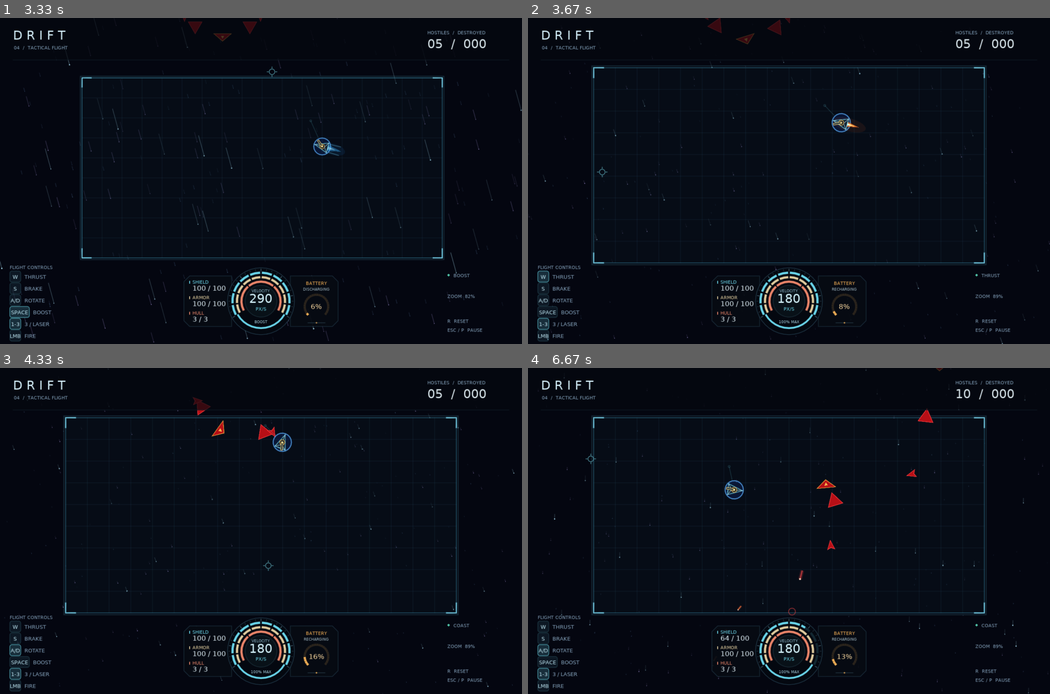
Above: before the commit, frames 1-4 (two rows, left to right).
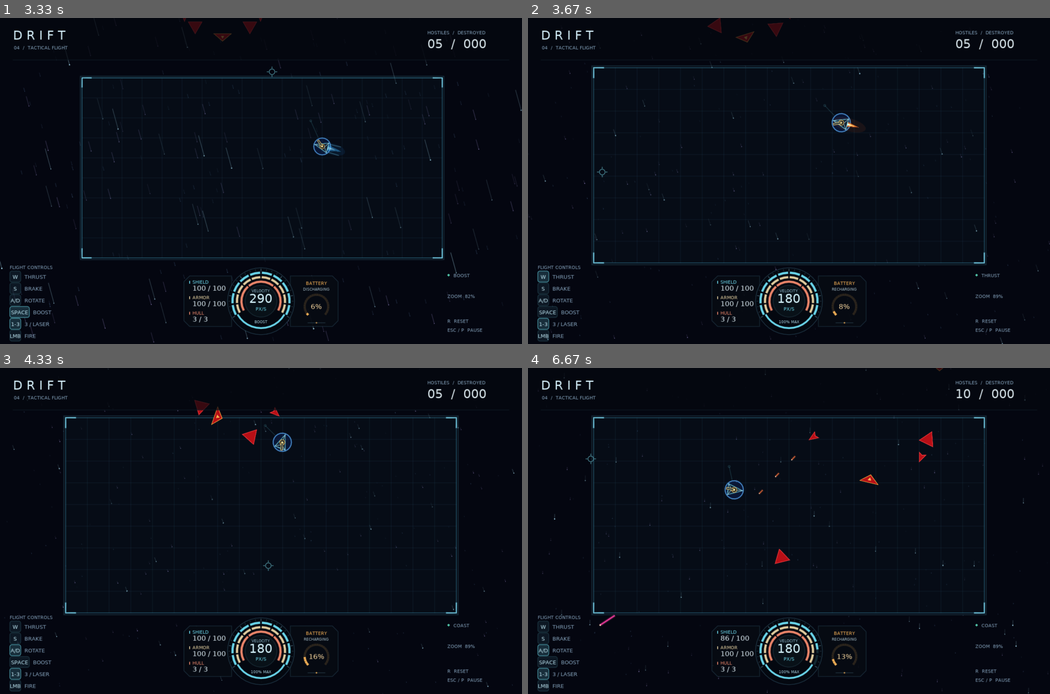
Above: after the commit, the same moments.

Repository: ChatPoongKun/SpaceGladiator
Game: LÖVE game, started from main.lua
Same seed, same stepped clock (60 frames per second), same inputs: the game is played once before the commit and once after it.
Inputs (mouse positions are in pixels of both pictures, inside the frame that each line leads up to):
- Up to frame 1 (3.33 s): tap Enter at 0.33 s; click "BOOST READY" at 0.72 s; hold W 1-1.47 s; move the mouse to (135, 184) at 1.03 s; tap Space at 1.07, 1.37, 1.57, 1.87, 2.07, 2.37, 2.63, 2.97, 3.27 s; hold D 1.5-1.97 s; move the mouse to (99, 132) at 1.53 s; hold A 2-2.53 s; move the mouse to (339, 66) at 2.03 s; tap 3 at 2.15 s; hold S 2.57-2.87 s; move the mouse to (323, 210) at 2.6 s; hold A 2.9-3.3 s; move the mouse to (271, 70) at 2.93 s
- Up to frame 2 (3.67 s): hold W from 3.33 s (still down); move the mouse to (601, 171) at 3.37 s; tap Space at 3.4 s; tap 3 at 3.48 s
- Up to frame 3 (4.33 s): release W at 3.7 s; hold D from 3.73 s (still down); move the mouse to (266, 566) at 3.77 s; tap Space at 3.8, 4.1 s
- Up to frame 4 (6.67 s): release D at 4.37 s; hold S 4.4-4.77 s; move the mouse to (773, 475) at 4.43 s; tap Space at 4.47, 4.87, 5.17, 5.37, 5.67, 5.87, 6.2, 6.5 s; hold A 4.8-5.27 s; move the mouse to (924, 583) at 4.83 s; tap 3 at 4.95, 6.28 s; hold D 5.3-5.77 s; move the mouse to (705, 423) at 5.33 s; hold W 5.8-6.1 s; move the mouse to (924, 501) at 5.83 s; hold D 6.13-6.6 s; move the mouse to (590, 459) at 6.17 s; hold A from 6.63 s (still down)

Frame 1 is identical in both runs. In frame 2, 0.1% of the frame differs, in the area x 33-51%, y 0-9%; in frame 3, 0.3%; in frame 4, 0.7%, in the area x 13-78%, y 12-87%.

Commit message:
Coordinate alternating WEDGE intercept passes

Diff:
--- a/enemies.lua
+++ b/enemies.lua
@@ -7,6 +7,7 @@
 local tau = 2 * math.pi
 local exitMargin = 155
 local waypointBrakeTime = 0.18
+local wingAlignment = math.rad(6)
 
 Enemies.spawnRate = 1 / 4
 Enemies.maxCount = 15
@@ -130,7 +131,7 @@
     local fx, fy = math.sin(angle), -math.cos(angle)
     local vx, vy = fx * entrySpeed, fy * entrySpeed
     local entryTime = (entryMargin + wingTrail + self.types[3].radius) / entrySpeed
-    local wave = {}
+    local wave = {entryAngle = angle}
     local leader = self:spawn(ship, 3, {
         x = lx, y = ly, vx = vx, vy = vy, angle = angle, entryTime = entryTime, wave = wave,
     })
@@ -142,6 +143,13 @@
         local shipMember = self:spawn(ship, member.kind, {
             x = x, y = y, vx = vx, vy = vy, angle = angle, entryTime = entryTime, wave = wave, slot = member.slot,
         })
+        if member.kind == 1 then
+            if wave.attacker then
+                shipMember.wingman, wave.attacker.wingman = wave.attacker, shipMember
+            else
+                wave.attacker = shipMember
+            end
+        end
         squad[#squad + 1] = shipMember
     end
     return squad
@@ -164,6 +172,10 @@
     enemy.aimed = enemy.evadeTime > 0
     if enemy.aimed then return enemy.evadeX, enemy.evadeY end
     return 0, 0
+end
+
+local function turnError(enemy, angle)
+    return (angle - enemy.angle + math.pi) % tau - math.pi
 end
 
 local function pilot(enemy, dt, targetVx, targetVy, angle, brakeOverride)
@@ -184,7 +196,7 @@
         end
     end
 
-    local error = (angle - enemy.angle + math.pi) % tau - math.pi
+    local error = turnError(enemy, angle)
     enemy:turn(dt, clamp(error / (enemy.turnSpeed * dt), -1, 1))
     local oldVx, oldVy = enemy:updateVelocity(dt, thrust and math.abs(error) < 0.6, brake, enemy.maxSpeed)
     enemy.x = enemy.x + (oldVx + enemy.vx) * 0.5 * dt
@@ -199,18 +211,24 @@
     pilot(enemy, dt, vx, vy, math.atan2(dx, -dy), brakeOverride)
 end
 
-local function chooseWaypoint(group, enemy, ship, definition)
+local function patrolBounds(group, enemy)
     local view = group.view
     local margin = enemy.radius + 2
-    local left, right = math.max(0, view.left) + margin, math.min(Arena.width, view.right) - margin
-    local top, bottom = math.max(0, view.top) + margin, math.min(Arena.height, view.bottom) - margin
+    return math.max(0, view.left) + margin, math.min(Arena.width, view.right) - margin,
+        math.max(0, view.top) + margin, math.min(Arena.height, view.bottom) - margin
+end
+
+local function chooseWaypoint(group, enemy, ship, definition, angle, radius)
+    local left, right, top, bottom = patrolBounds(group, enemy)
     local reference = enemy.goal or enemy
-    local angle = group.rng() * tau
-    if not enemy.goal then
-        -- Favor the side this aircraft is approaching from on its first leg.
-        angle = math.atan2(reference.y - ship.y, reference.x - ship.x) + (angle - math.pi) * 0.45
-    end
-    local radius = definition.patrolMin + group.rng() * (definition.patrolMax - definition.patrolMin)
+    if not angle then
+        angle = group.rng() * tau
+        if not enemy.goal then
+            -- Favor the side this aircraft is approaching from on its first leg.
+            angle = math.atan2(reference.y - ship.y, reference.x - ship.x) + (angle - math.pi) * 0.45
+        end
+    end
+    radius = radius or definition.patrolMin + group.rng() * (definition.patrolMax - definition.patrolMin)
     local minimumLeg = enemy.goal and math.max(definition.arrivalRadius * 2, radius * 0.65)
         or definition.arrivalRadius + 1
     local x, y, bestDistance
@@ -232,16 +250,71 @@
     return {x = x, y = y}
 end
 
+local function atWaypoint(enemy, definition)
+    return (enemy.goal.x - enemy.x) ^ 2 + (enemy.goal.y - enemy.y) ^ 2 <= definition.arrivalRadius ^ 2
+end
+
+local function wingWaypoint(group, enemy, ship, attacking)
+    local definition = group.types[enemy.kind]
+    local speed = ship:speed()
+    if attacking and speed > 1 then
+        local distance = math.sqrt((enemy.x - ship.x) ^ 2 + (enemy.y - ship.y) ^ 2)
+        local lead = math.min(2.5, 0.6 + math.sqrt(2 * distance / enemy.thrust))
+        local left, right, top, bottom = patrolBounds(group, enemy)
+        local _, edge = Collision.rectangleInterval(ship.x - left, ship.y - top, ship.vx, ship.vy, right - left, bottom - top)
+        lead = clamp(edge, 0, lead)
+        return {x = clamp(ship.x + ship.vx * lead, left, right), y = clamp(ship.y + ship.vy * lead, top, bottom)}
+    end
+    local heading = speed > 1 and math.atan2(ship.vy, ship.vx) or enemy.wave.entryAngle - math.pi / 2
+    return chooseWaypoint(group, enemy, ship, definition, heading + enemy.slot * math.pi / 2,
+        attacking and definition.patrolMin or wingSpread + wingTrail)
+end
+
+local function prepareWingPass(group, enemy, dt, ship, definition)
+    local wave = enemy.wave
+    local attacking = wave.attacker == enemy
+    if not enemy.goal then
+        enemy.goal = wingWaypoint(group, enemy, ship, attacking)
+    end
+    if enemy.goal.state == "holding" or (enemy.goal.state == "flying" and atWaypoint(enemy, definition)) then
+        local wingman = enemy.wingman
+        if attacking and wingman.goal and wingman.goal.state == "holding" then
+            wave.burst = group.fire:shoot(enemy, ship)
+            wave.attacker = wingman
+            -- The first round fixes the next intercept. The last round clears both ships to move.
+            wingman.goal = wingWaypoint(group, wingman, ship, true)
+            enemy.goal = wingWaypoint(group, enemy, ship, false)
+        else
+            enemy.goal.state = "holding"
+            local angle = attacking and math.atan2(ship.x - enemy.x, enemy.y - ship.y) or enemy.angle
+            pilot(enemy, dt, 0, 0, angle, true)
+            return false
+        end
+    end
+    local goal = enemy.goal
+    if goal.state ~= "flying" then
+        local bearing = math.atan2(goal.x - enemy.x, enemy.y - goal.y)
+        if wave.burst or math.abs(turnError(enemy, bearing)) > wingAlignment then
+            pilot(enemy, dt, 0, 0, bearing, true)
+            return false
+        end
+        goal.state = "flying"
+    end
+    return true
+end
+
 local function patrol(group, enemy, dt, ship, aimAngle, definition)
-    if not enemy.goal then
+    local evadeX, evadeY = aimEvasion(enemy, ship, aimAngle, dt)
+    if enemy.wingman then
+        if not prepareWingPass(group, enemy, dt, ship, definition) then return end
+    elseif not enemy.goal then
         enemy.goal = chooseWaypoint(group, enemy, ship, definition)
-    elseif (enemy.goal.x - enemy.x) ^ 2 + (enemy.goal.y - enemy.y) ^ 2 <= definition.arrivalRadius ^ 2 then
+    elseif atWaypoint(enemy, definition) then
         group.fire:shoot(enemy, ship)
         enemy.goal = chooseWaypoint(group, enemy, ship, definition)
         enemy.waypointBrakeRemaining = waypointBrakeTime
     end
 
-    local evadeX, evadeY = aimEvasion(enemy, ship, aimAngle, dt)
     local steerX = enemy.sepX + evadeX * definition.evadeSpeed
     local steerY = enemy.sepY + evadeY * definition.evadeSpeed
     local speed = enemy.maxSpeed * 0.84
@@ -373,6 +446,11 @@
         self.view.left, self.view.top = camera:screenToWorld(0, 0, width, height)
         self.view.right, self.view.bottom = camera:screenToWorld(width, height, width, height)
     end
+    -- A final round partway through this frame clears the wings for the next movement frame.
+    for _, enemy in ipairs(self.items) do
+        local wave = enemy.wave
+        if enemy.wingman and wave.burst and wave.burst.remaining == 0 then wave.burst = nil end
+    end
     self.fire:update(dt, ship)
     computeSeparation(self.items)
     advance(self, 1, dt, ship, aimAngle)
@@ -403,6 +481,10 @@
     local enemy = self.items[index]
     if not enemy then return end
     enemy.dead = true
+    if enemy.wingman then
+        enemy.wingman.wingman, enemy.wingman.goal = nil, nil
+        enemy.wave.attacker, enemy.wave.burst = nil, nil
+    end
     table.remove(self.items, index)
     self.kills = self.kills + 1
     if enemy.kind then
--- a/enemy_fire.lua
+++ b/enemy_fire.lua
@@ -43,9 +43,11 @@
     local targetX, targetY = ship.x, ship.y
     if enemy.kind == 1 then
         launchLinear(self, enemy, targetX, targetY, bullet, 0)
-        self.bursts[#self.bursts + 1] = {
+        local burst = {
             enemy = enemy, targetX = targetX, targetY = targetY, remaining = 2, delay = burstInterval,
         }
+        self.bursts[#self.bursts + 1] = burst
+        return burst
     elseif enemy.kind == 2 then
         launchLinear(self, enemy, targetX, targetY, laser, 0)
     else
--- a/tests/enemy_steering.lua
+++ b/tests/enemy_steering.lua
@@ -83,30 +83,31 @@
     do
         local ship, group = fixture()
         local squad = group:spawnSquad(ship)
-        local leader, wing = squad[1], squad[4]
+        local leader, escort, otherEscort = squad[1], squad[2], squad[3]
         group:update(leader.phaseRemaining + dt, ship)
-        for _, enemy in ipairs(squad) do
-            assert(isPatrolGoal(enemy, ship, group.view), "Each model must choose a goal in its own patrol range")
-        end
-        check(wing.goal.y ~= squad[5].goal.y and length(wing.goal.x - ship.x, wing.goal.y - ship.y)
+        for _, enemy in ipairs({leader, escort, otherEscort}) do
+            assert(isPatrolGoal(enemy, ship, group.view), "Each independent patrol must use its hull's patrol range")
+        end
+        check((escort.goal.x ~= otherEscort.goal.x or escort.goal.y ~= otherEscort.goal.y)
+            and length(escort.goal.x - ship.x, escort.goal.y - ship.y)
             < length(leader.goal.x - ship.x, leader.goal.y - ship.y),
-            "Once deployed, WEDGE aircraft must choose their own goals closer to the player than OBTUSE")
+            "The escorts must choose distinct waypoints closer to the player than the OBTUSE")
 
         ship.y = ship.y + 80
-        local oldGoal, leaderGoal = wing.goal, leader.goal
+        local oldGoal, leaderGoal = escort.goal, leader.goal
         group:update(0.4, ship)
-        check(wing.goal == oldGoal and leader.goal == leaderGoal, "Unreached waypoints must stay fixed as the player moves")
-
-        wing.x, wing.y = wing.goal.x, wing.goal.y
+        check(escort.goal == oldGoal and leader.goal == leaderGoal, "Unreached waypoints must stay fixed as the player moves")
+
+        escort.x, escort.y = oldGoal.x, oldGoal.y
         group:update(dt, ship)
-        check(wing.goal ~= oldGoal and leader.goal == leaderGoal and isPatrolGoal(wing, ship, group.view),
-            "A WEDGE reaching its goal must choose a new one independently of the OBTUSE")
+        check(escort.goal ~= oldGoal and leader.goal == leaderGoal and isPatrolGoal(escort, ship, group.view),
+            "An escort reaching its goal must choose a new one independently of the OBTUSE")
         group:destroy(1)
-        oldGoal = wing.goal
-        wing.x, wing.y = wing.goal.x, wing.goal.y
+        oldGoal = escort.goal
+        escort.x, escort.y = oldGoal.x, oldGoal.y
         group:update(dt, ship)
-        check(wing.goal ~= oldGoal and isPatrolGoal(wing, ship, group.view),
-            "Surviving aircraft must continue their own patrol after the OBTUSE is destroyed")
+        check(escort.goal ~= oldGoal and isPatrolGoal(escort, ship, group.view),
+            "An escort must continue its own patrol after the OBTUSE is destroyed")
     end
 
     do
@@ -162,20 +163,87 @@
             and leftWing.y < leftEscort.y and rightWing.y > rightEscort.y,
             "A squad must enter from one edge with an OBTUSE leader, two escorts and two flankers")
 
+        local patrol = {leader, leftEscort, rightEscort}
         local previousGoals, visits = {}, {}
+        local attackers, lastBurst = {}, nil
         for _ = 1, 10 * 60 do
             step(ship, group)
-            for _, enemy in ipairs(squad) do
-                if enemy.goal ~= previousGoals[enemy] then
-                    previousGoals[enemy] = enemy.goal
+            local burst = group.fire.bursts[1]
+            if burst and burst ~= lastBurst then
+                attackers[#attackers + 1], lastBurst = burst.enemy, burst
+                local partner = burst.enemy == leftWing and rightWing or leftWing
+                assert(length(partner.x - ship.x, partner.y - ship.y) > Enemies.types[1].patrolMax,
+                    "The next attacker must first pull back outside the WEDGE attack range")
+            end
+            for _, enemy in ipairs(patrol) do
+                local goal, previous = enemy.goal, previousGoals[enemy]
+                if goal and (not previous or goal.x ~= previous.x or goal.y ~= previous.y) then
+                    previousGoals[enemy] = {x = goal.x, y = goal.y}
                     visits[enemy] = (visits[enemy] or 0) + 1
                 end
             end
         end
-        for _, enemy in ipairs(squad) do
-            assert(visits[enemy] >= 3, "Every aircraft must keep reaching new waypoints with the player at rest")
-        end
-        check(true, "The stationary-player patrol must visit several distinct waypoints")
+        for _, enemy in ipairs(patrol) do
+            assert((visits[enemy] or 0) >= 3, "Each independent patrol must visit several waypoints with the player at rest")
+        end
+        check(true, "The leader and both escorts must keep patrolling with the player at rest")
+        check(#attackers >= 3 and attackers[1] == leftWing, "The left WEDGE must open a repeating attack")
+        for i = 2, #attackers do
+            assert(attackers[i] ~= attackers[i - 1], "The WEDGE pair must alternate bursts")
+        end
+    end
+
+    do
+        local ship, group = fixture()
+        ship.x, ship.vx, ship.shield = 240, 85, 10000
+        local squad = group:spawnSquad(ship)
+        local left, right = squad[4], squad[5]
+        for _ = 1, 6 * 60 do
+            step(ship, group)
+            if #group.fire.bursts > 0 then break end
+        end
+        local burst = group.fire.bursts[1]
+        assert(burst and burst.enemy == left, "The left WEDGE must fire first against a moving player")
+        local x, y = right.goal.x, right.goal.y
+        check(x > ship.x and math.abs(y - ship.y) < 1e-6, "The wingman must lock a point ahead of the player's velocity")
+
+        -- Already lined up, the wingman must still wait for the last round.
+        right.angle = math.atan2(x - right.x, right.y - y)
+        right.vx, right.vy = 0, 0
+        ship.vx, ship.vy = 0, -80
+        for _ = 1, 14 do
+            step(ship, group)
+            assert(right.braking and not right.accelerating and right.goal.x == x and right.goal.y == y,
+                "The wingman must brake on its fixed intercept while the partner fires")
+        end
+        check(burst.remaining == 1, "Only the last round should still be pending")
+
+        -- The firing signal alone must not release a wingman facing away.
+        right.angle = right.angle + math.pi
+        step(ship, group)
+        assert(burst.remaining == 0 and right.braking, "The last round must leave before the wingman launches")
+        for _ = 1, 90 do
+            step(ship, group)
+            if right.accelerating then break end
+            assert(right.braking, "The wingman must keep braking through the turn")
+        end
+        local bearing = math.atan2(x - right.x, right.y - y)
+        check(right.accelerating and math.abs((right.angle - bearing + math.pi) % tau - math.pi) < math.rad(9)
+            and right.goal.x == x and right.goal.y == y, "Thrust must resume along the original intercept after alignment")
+
+        for _ = 1, 5 * 60 do
+            step(ship, group)
+            if #group.fire.bursts > 0 then break end
+        end
+        burst = group.fire.bursts[1]
+        assert(burst and burst.enemy == right, "The second WEDGE must finish its pass and fire")
+        group:destroy(5)
+        step(ship, group)
+        assert(isPatrolGoal(left, ship, group.view), "Losing a firing wingman must release the survivor to solo patrol")
+        left.x, left.y = left.goal.x, left.goal.y
+        step(ship, group)
+        check(#group.fire.bursts == 1 and group.fire.bursts[1].enemy == left,
+            "The surviving WEDGE must still fire at its own waypoint")
     end
 
     do
